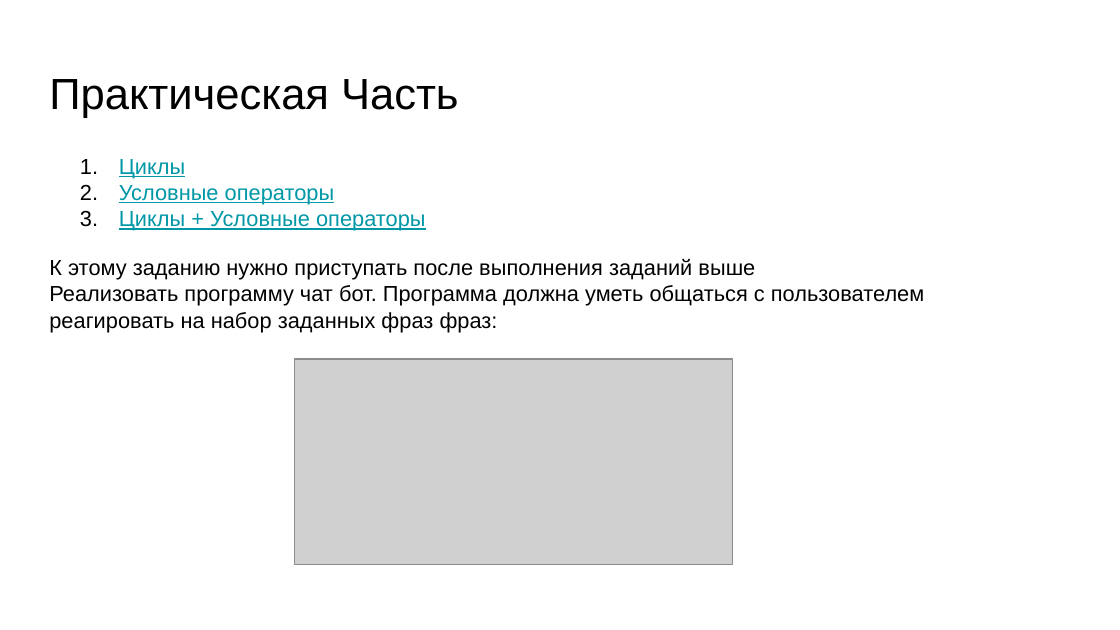
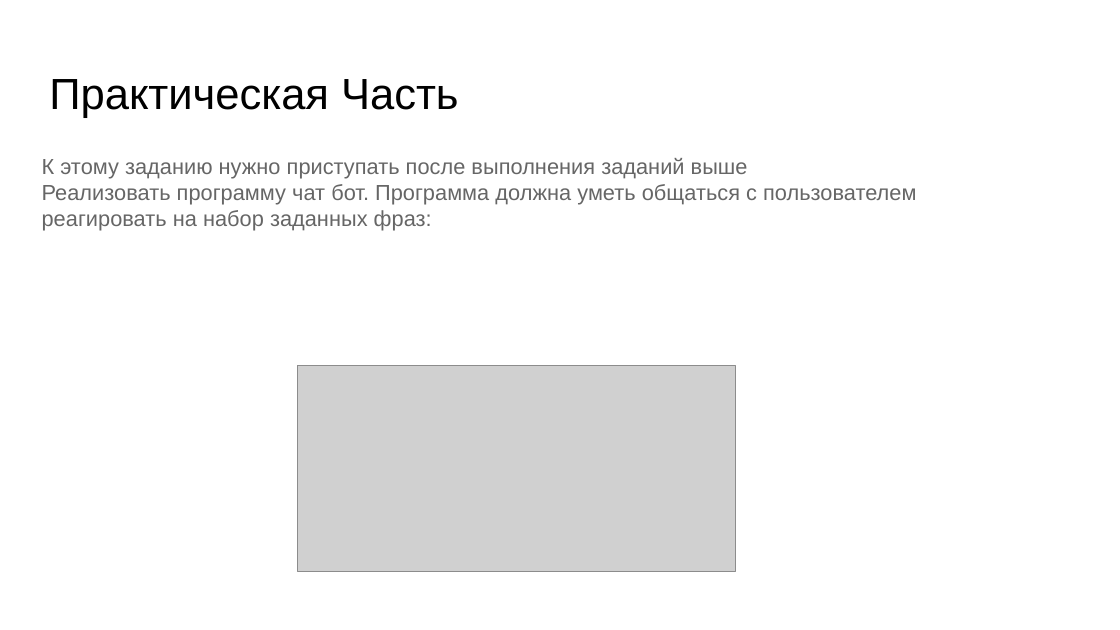
Before and after one commit to skhayrulin/python_course, a slide deck: slide 58 of lecture/Lecture3.pptx (slide 24 before the commit). Drawn at 1120x630 pixels with LibreOffice and Linux fonts; fonts in the diff are those of the drawing; grey boxes stand for pictures. Boxes give left, top, right and bottom in pixels: in the first picture for what was removed or moved away, otherwise in the second. Text is boxed around its words. In the diff, an @@ line names an element or a change of style, - is before the commit and + after.

```diff
--- a/lecture/Lecture3.pptx
+++ b/lecture/Lecture3.pptx
@@ text "К этому заданию нужно приступать ...": place and size @@
-text "К этому заданию нужно приступать ..." at (49,258,924,332)
+text "К этому заданию нужно приступать ..." at (42,158,916,231)
@@ text at (42,158,748,178): text colour #000000 to #666666 in "К этому заданию нужно приступать после выполнения ..." @@
@@ text at (42,184,916,231): text changed; text colour #000000 to #666666 @@
-Реализовать программу чат бот. Программа должна уметь общаться с пользователем реагировать на набор заданных фраз фраз:
+Реализовать программу чат бот. Программа должна уметь общаться с пользователем реагировать на набор заданных фраз:
@@ text removed at (119,211,426,231) @@
-1. Циклы
-2. Условные операторы
-3. Циклы + Условные операторы
@@ picture: place and size @@
-picture at (295,360,732,564)
+picture at (298,366,736,571)
```
Also in this commit, not shown: 10 other slides changed, 38 slides added, 4 slides removed, 1 other file.
